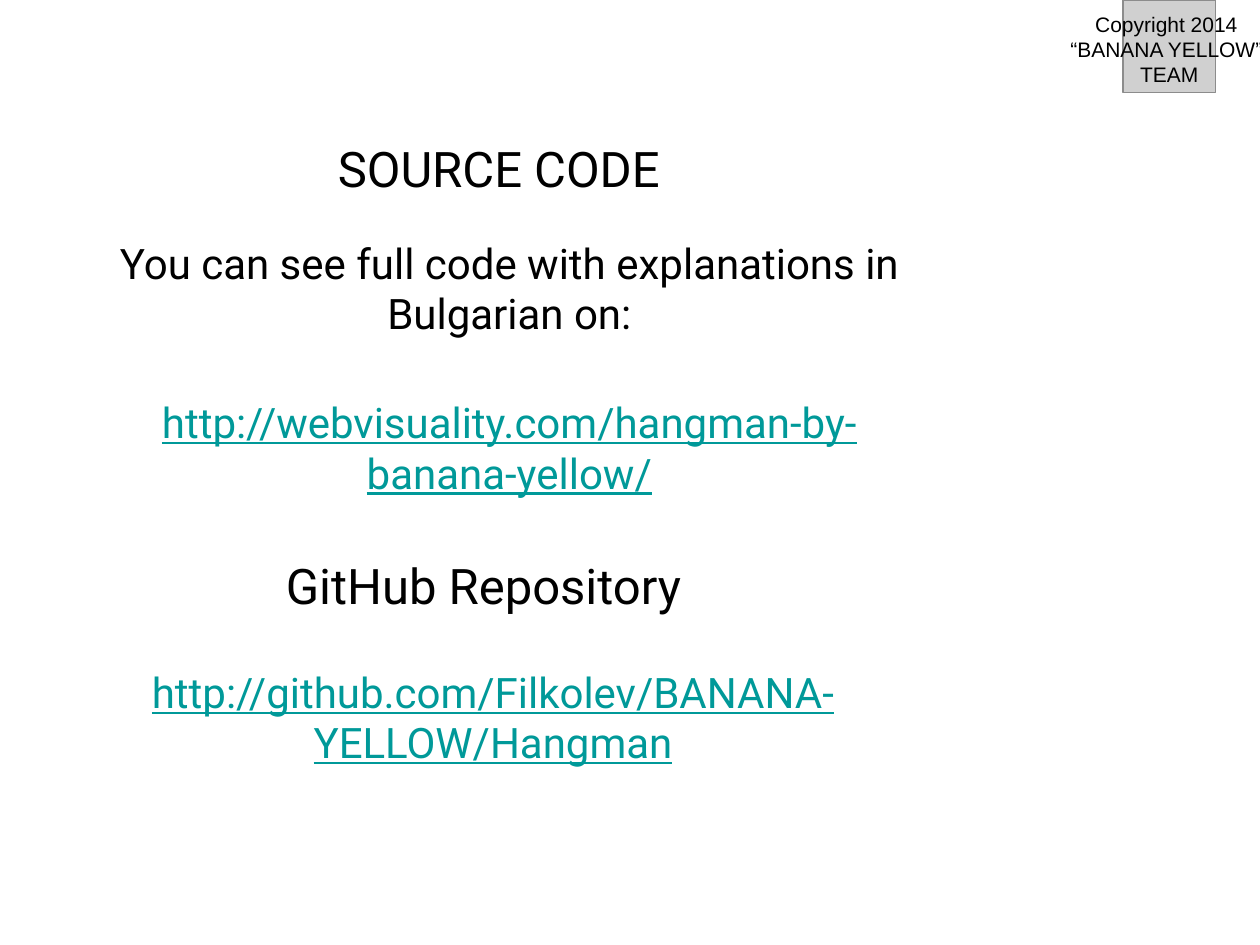
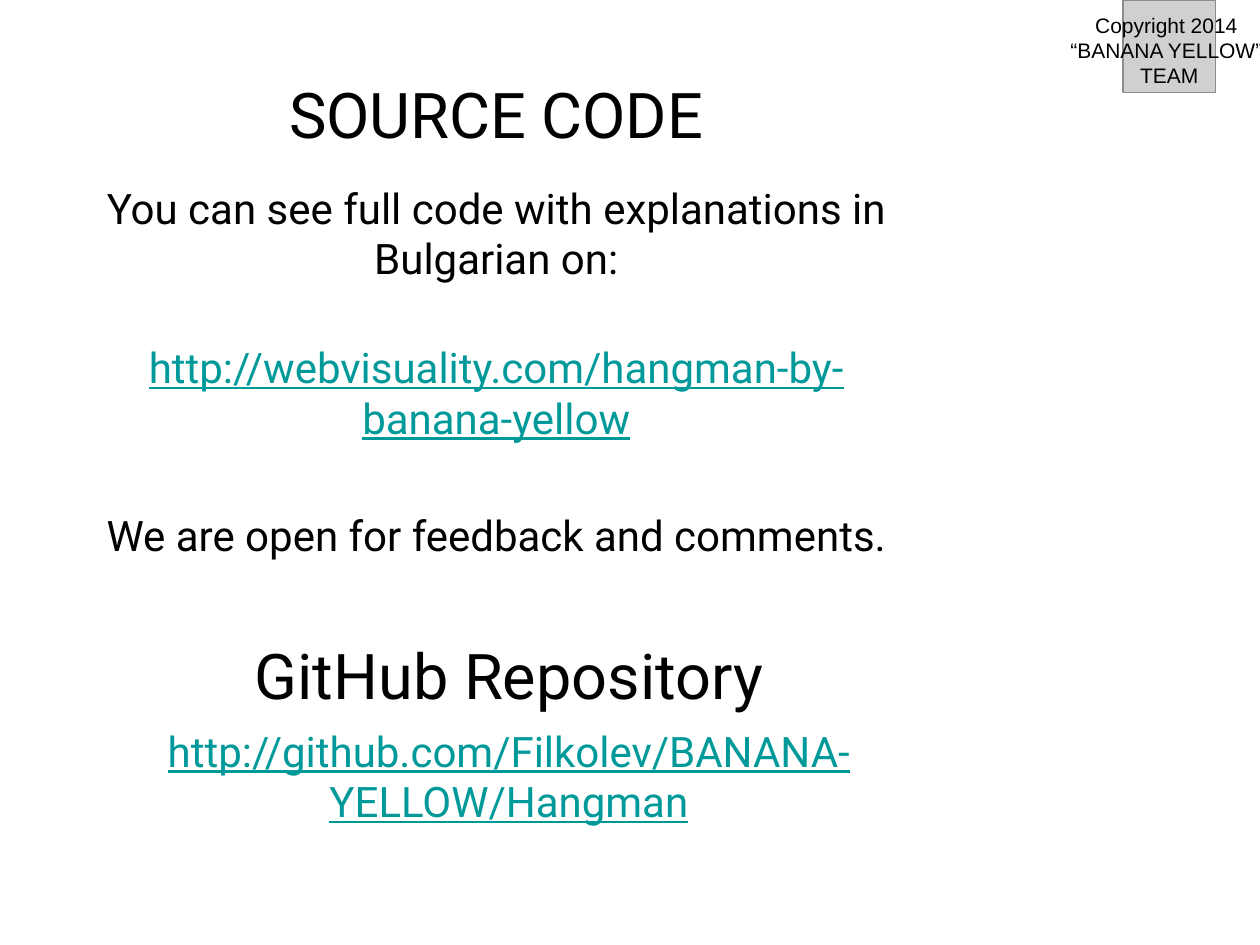
Before and after one commit to Filkolev/BANANA-YELLOW, a slide deck: slide 5 of BANANA_YELLOW_HANGMAN.pptx (slide 3 before the commit). Drawn at 1260x945 pixels with LibreOffice and Linux fonts; fonts in the diff are those of the drawing; grey boxes stand for pictures; background and template pictures are left out. Boxes give left, top, right and bottom in pixels: in the first picture for what was removed or moved away, otherwise in the second. Text is boxed around its words. In the diff, an @@ line names an element or a change of style, - is before the commit and + after.

```diff
--- a/BANANA_YELLOW_HANGMAN.pptx
+++ b/BANANA_YELLOW_HANGMAN.pptx
@@ title "SOURCE CODE": place and size @@
-title "SOURCE CODE" at (338,151,659,188)
+title "SOURCE CODE" at (289,92,703,139)
@@ title "SOURCE CODE" at (289,92,703,139): size 28 to 36 pt @@
@@ text "You can see full code ...": place and size @@
-text "You can see full code ..." at (120,247,898,498)
+text "You can see full code ..." at (107,192,886,560)
@@ text at (107,351,886,560): text changed @@
-http://webvisuality.com/hangman-by-banana-yellow/
+http://webvisuality.com/hangman-by-banana-yellow
+We are open for feedback and comments.
@@ text "GitHub Repository" at (255,651,763,713): size 28 to 36 pt @@
@@ text "GitHub Repository": place and size @@
-text "GitHub Repository" at (286,567,681,615)
+text "GitHub Repository" at (255,651,763,713)
@@ text "http://github.com/Filkolev/BANANA-YELLOW/Hangman": place and size @@
-text "http://github.com/Filkolev/BANANA-YELLOW/Hangman" at (152,676,834,767)
+text "http://github.com/Filkolev/BANANA-YELLOW/Hangman" at (168,735,850,826)
```
Also in this commit, not shown: 2 slides added.
